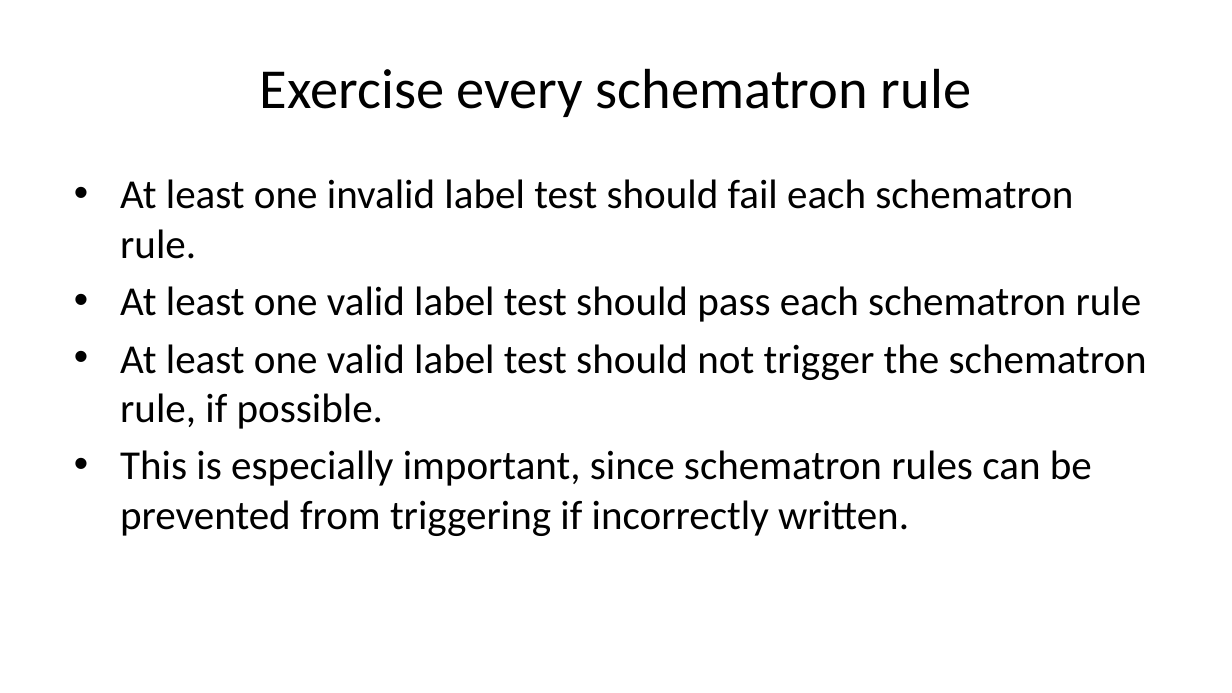
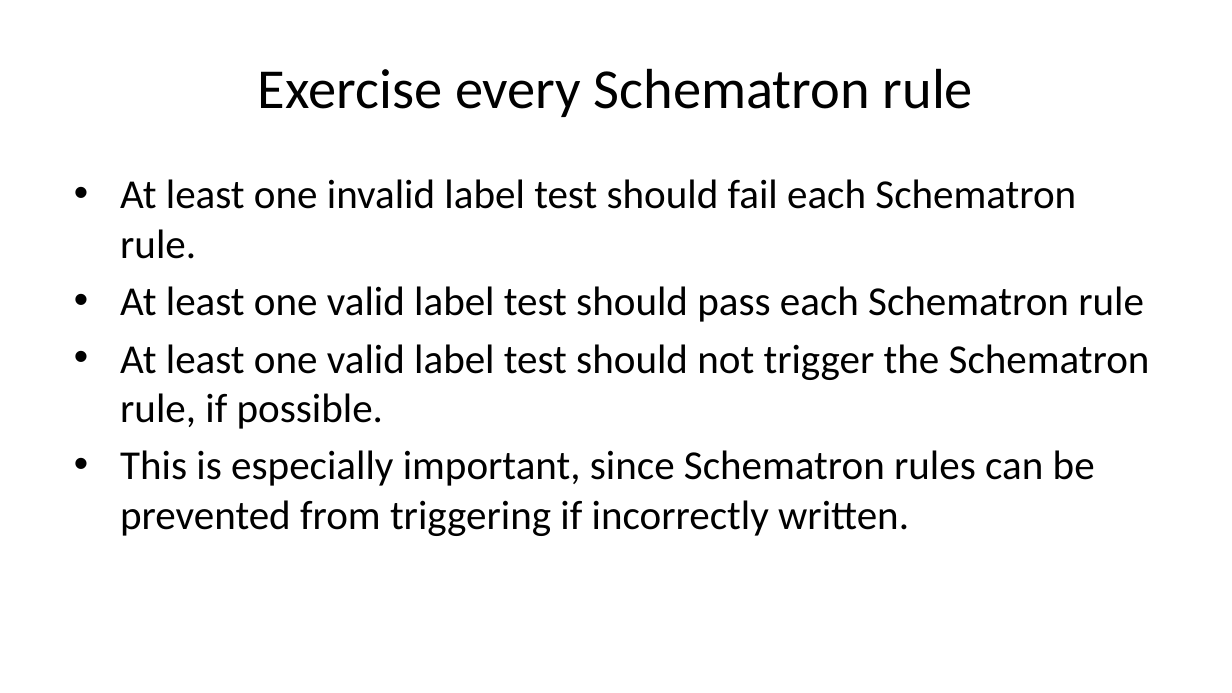
Before and after one commit to sbn-psi/dmsp, a slide deck: slide 16 of LDDTesting/stone-LDDTestingTechniques.pptx. Drawn at 1232x693 pixels with LibreOffice and Linux fonts; fonts in the diff are those of the drawing. Boxes give left, top, right and bottom in pixels: in the first picture for what was removed or moved away, otherwise in the second. Text is boxed around its words. In the diff, an @@ line names an element or a change of style, - is before the commit and + after.

```diff
--- a/LDDTesting/stone-LDDTestingTechniques.pptx
+++ b/LDDTesting/stone-LDDTestingTechniques.pptx
@@ title at [258,68,973,117]: text changed @@
-Exercise every schematron rule
+Exercise every Schematron rule
@@ text at [120,179,1150,536]: text changed @@
-• At least one invalid label test should fail each schematron rule.
-• At least one valid label test should pass each schematron rule
-• At least one valid label test should not trigger the schematron rule, if possible.
-• This is especially important, since schematron rules can be prevented from triggering if incorrectly written.
+• At least one invalid label test should fail each Schematron rule.
+• At least one valid label test should pass each Schematron rule
+• At least one valid label test should not trigger the Schematron rule, if possible.
+• This is especially important, since Schematron rules can be prevented from triggering if incorrectly written.
```
Also in this commit, not shown: 3 other slides changed, 5 other files.
